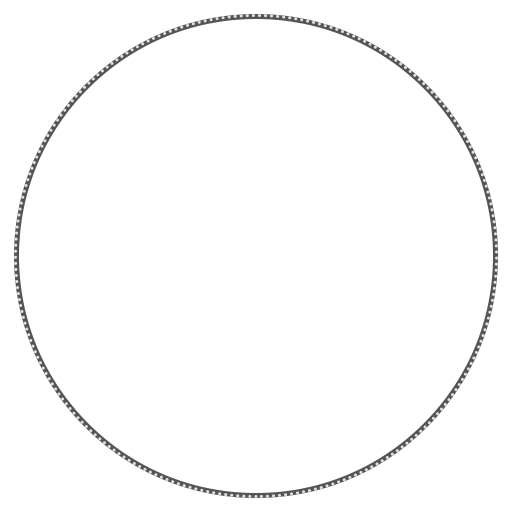
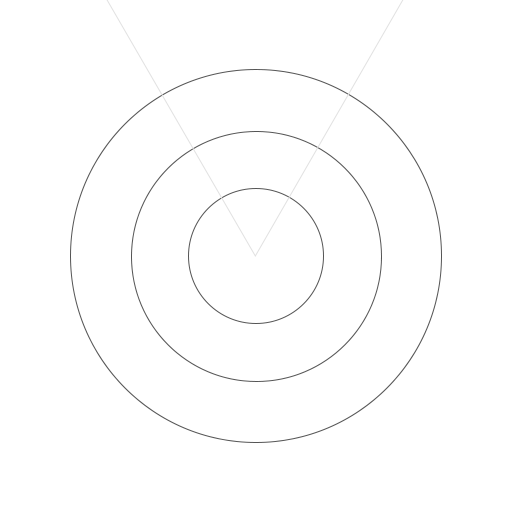
Two versions of the same layered image (512 × 512). Layer-by-layer changes:
hid "Ellipse 1 copy" over (14, 14, 498, 498)
added layer "Polygon 1" above "Ellipse 4" over (106, 0, 404, 257)
added layer "Ellipse 4" above "Ellipse 3" over (70, 69, 442, 443)
added layer "Ellipse 3" above "Ellipse 2" over (131, 131, 382, 382)
added layer "Ellipse 2" above "Ellipse 1" over (188, 188, 324, 324)
hid "Ellipse 1" over (14, 14, 498, 498)
